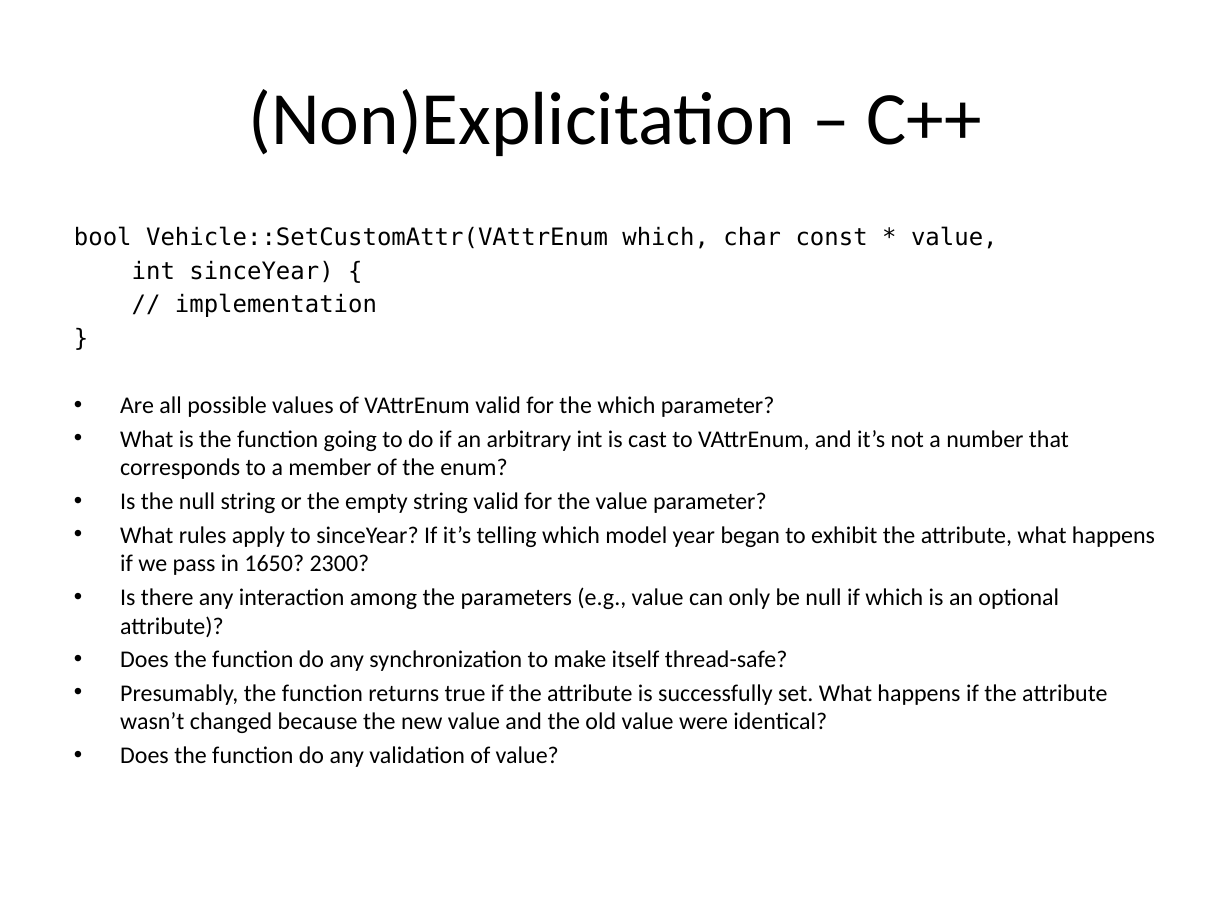
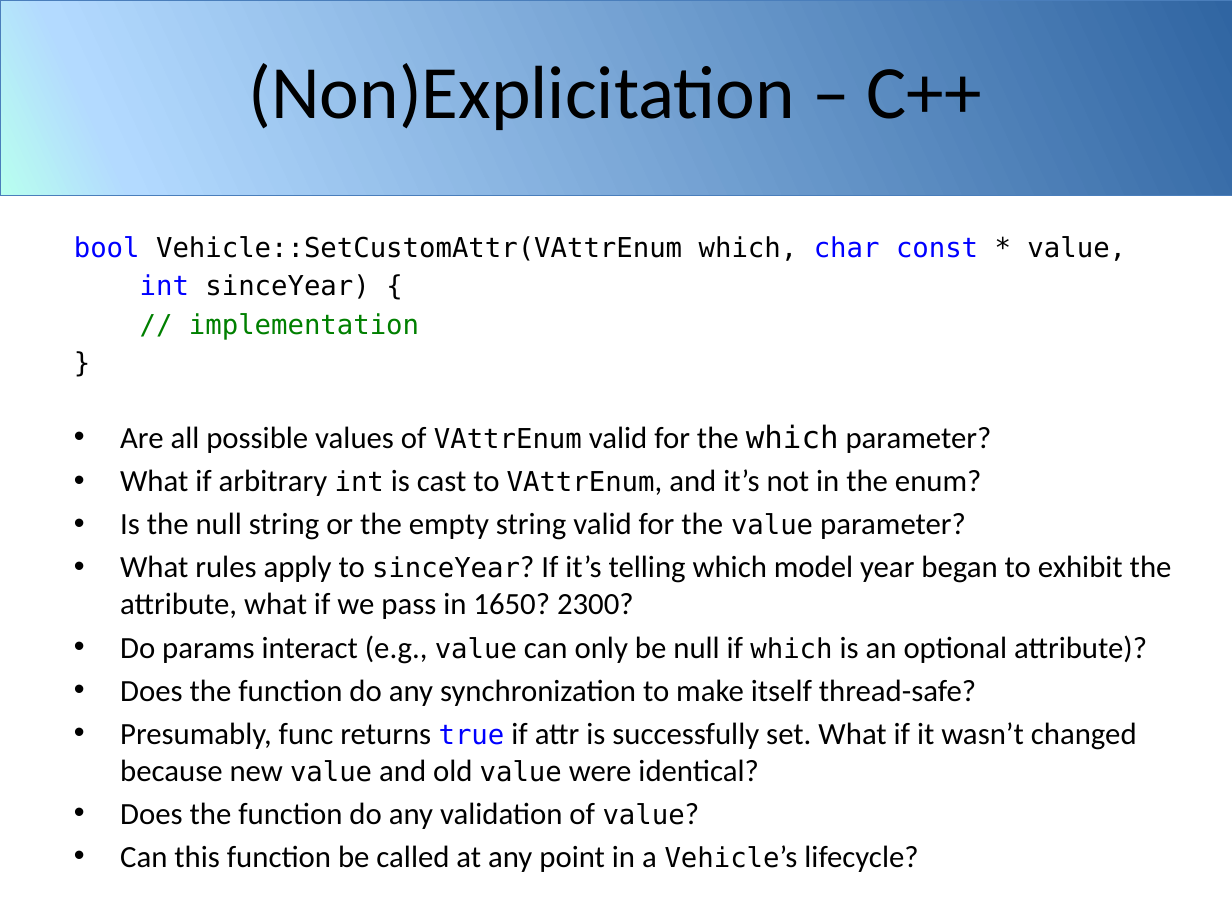
Before and after one commit to mikiec84/intent, a slide deck: slide 14 of assets/introducing-intent.pptx (slide 11 before the commit). Drawn at 1232x924 pixels with LibreOffice and Linux fonts; fonts in the diff are those of the drawing; background and template pictures are left out. Boxes give left, top, right and bottom in pixels: in the first picture for what was removed or moved away, otherwise in the second. Text is boxed around its words. In the diff, an @@ line names an element or a change of style, - is before the commit and + after.

Commit message:
improve ppt

```diff
--- a/assets/introducing-intent.pptx
+++ b/assets/introducing-intent.pptx
@@ rectangle added at (x1=0, y1=0, x2=1232, y2=195), fill gradient #3065A2 to #B3DAFF to #B8FFEF, outline #4B7EBC 0.25 pt @@
@@ rectangle added at (x1=0, y1=0, x2=1232, y2=195), fill gradient #3065A2 to #B3DAFF to #B8FFEF, outline #4B7EBC 0.25 pt @@
@@ title "(Non)Explicitation – C++" moved from (x1=249, y1=89, x2=983, y2=156) to (x1=249, y1=63, x2=983, y2=130) @@
@@ text "bool Vehicle::SetCustomAttr(VAttrEnum which, char const ..." moved from (x1=74, y1=226, x2=1155, y2=767) to (x1=74, y1=236, x2=1172, y2=872) @@
@@ text at (x1=74, y1=236, x2=1126, y2=829): size 14 to 16 pt in "bool Vehicle::SetCustomAttr(VAttrEnum which, char const * va ...", "int sinceYear) {", "// implementation", "}" and 3 more places; text colour #000000 to #0000FF in "bool char const", "int"; text colour #000000 to #008000 in "// implementation"; size 14 to 18 pt in "Are all possible values of valid for ...", "Is the null string or the empty ...", "Does the function do any synchronization to ...", "Does the function do any validation of ..."; font Calibri to DejaVu Sans Mono in "VAttrEnum which", "value", "value?" @@
@@ text at (x1=120, y1=469, x2=981, y2=496): text changed; size 14 to 18 pt @@
-• What is the function going to do if an arbitrary int is cast to VAttrEnum, and it’s not a number that corresponds to a member of the enum?
+• What if arbitrary int is cast to VAttrEnum, and it’s not in the enum?
@@ text at (x1=120, y1=555, x2=1172, y2=664): text changed; size 14 to 18 pt @@
-• What rules apply to sinceYear? If it’s telling which model year began to exhibit the attribute, what happens if we pass in 1650? 2300?
-• Is there any interaction among the parameters (e.g., value can only be null if which is an optional attribute)?
+• What rules apply to sinceYear? If it’s telling which model year began to exhibit the attribute, what if we pass in 1650? 2300?
+• Do params interact (e.g., value can only be null if which is an optional attribute)?
@@ text at (x1=120, y1=722, x2=1137, y2=782): text changed; size 14 to 18 pt @@
-• Presumably, the function returns true if the attribute is successfully set. What happens if the attribute wasn’t changed because the new value and the old value were identical?
+• Presumably, func returns true if attr is successfully set. What if it wasn’t changed because new value and old value were identical?
@@ text at (x1=120, y1=845, x2=918, y2=872): paragraph added @@
+• Can this function be called at any point in a Vehicle’s lifecycle?
```
Also in this commit, not shown: 22 other slides changed, 14 slides added, 2 slides removed.
